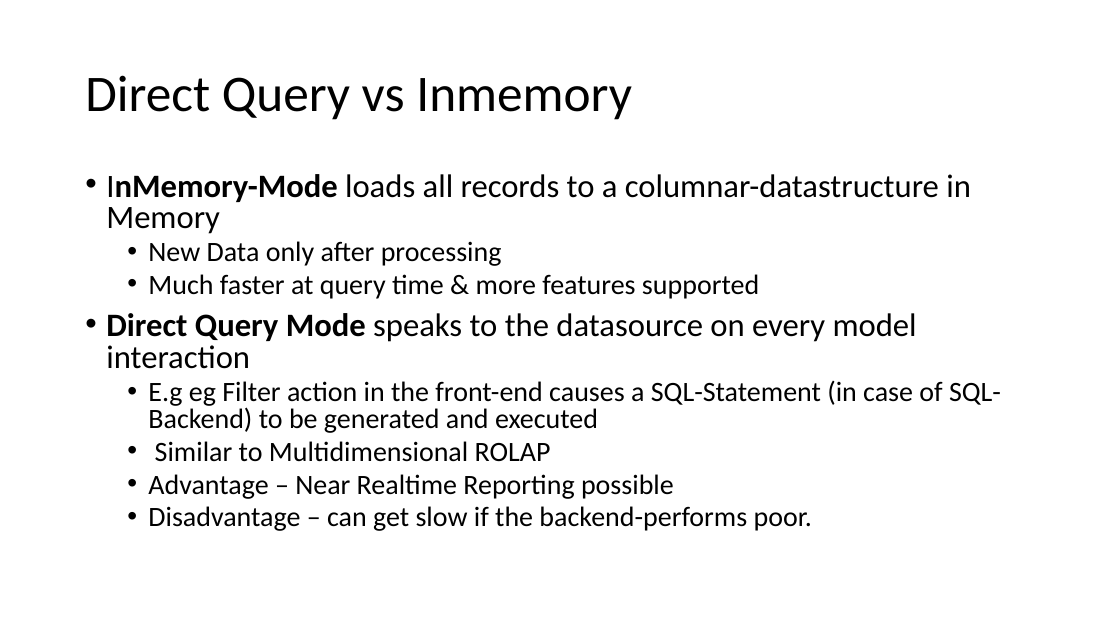
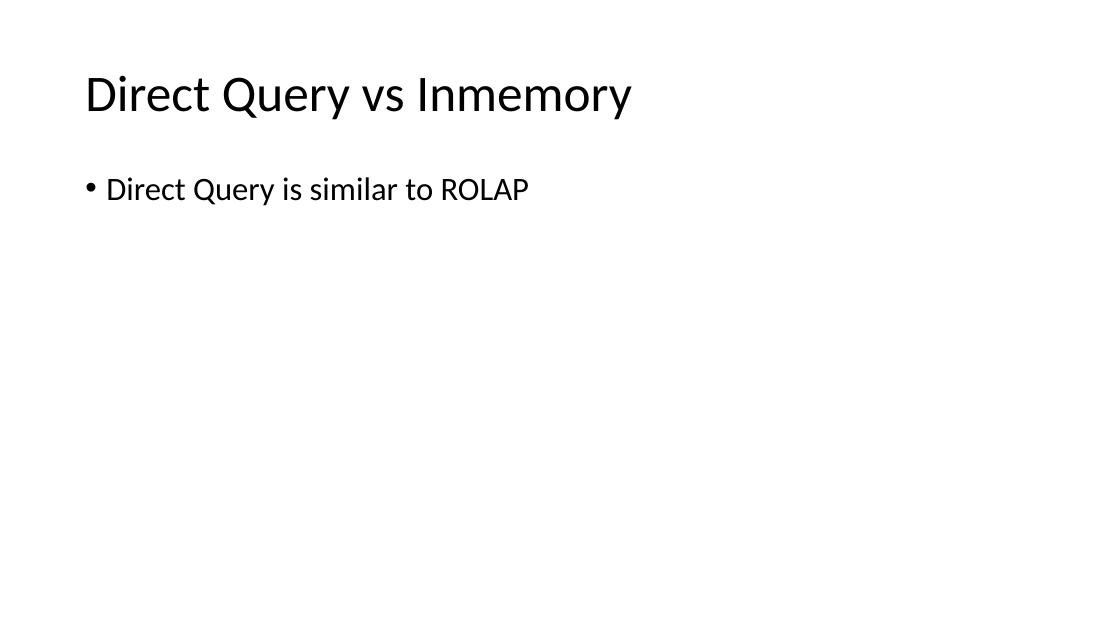
Before and after one commit to LukasSteindl/tabularmodelforfinance, a slide deck: slide 20 of Slides.pptx (slide 21 before the commit). Drawn at 1120x630 pixels with LibreOffice and Linux fonts; fonts in the diff are those of the drawing. Boxes give left, top, right and bottom in pixels: in the first picture for what was removed or moved away, otherwise in the second. Text is boxed around its words. In the diff, an @@ line names an element or a change of style, - is before the commit and + after.

```diff
--- a/Slides.pptx
+++ b/Slides.pptx
@@ text at [106, 177, 529, 206]: text changed; size 24 to 28 pt @@
-• InMemory-Mode loads all records to a columnar-datastructure in Memory
-  • New Data only after processing
-  • Much faster at query time & more features supported
-• Direct Query Mode speaks to the datasource on every model interaction
-  • E.g eg Filter action in the front-end causes a SQL-Statement (in case of SQL-Backend) to be generated and executed
-  • Similar to Multidimensional ROLAP
-  • Advantage – Near Realtime Reporting possible
-  • Disadvantage – can get slow if the backend-performs poor.
+• Direct Query is similar to ROLAP
```
Also in this commit, not shown: 5 other slides changed, 3 slides added, 3 slides removed.
